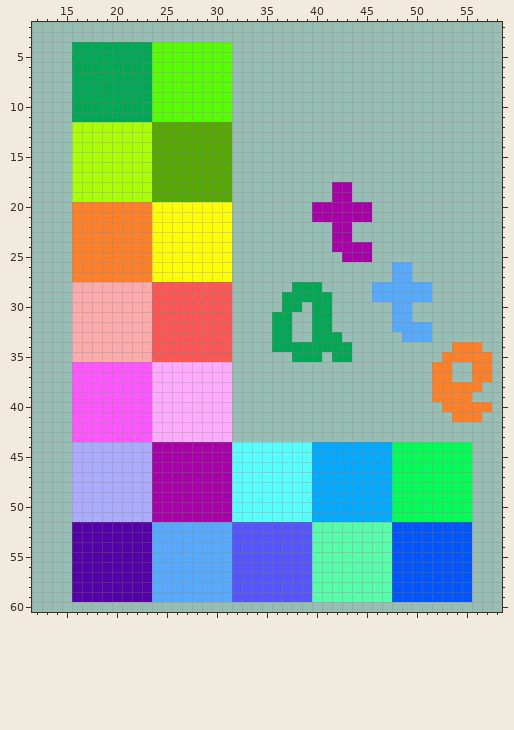
One commit to this pixel-art sprite: win_icon.gif. This is how it looked before the edit.
The file is 64x64 pixels. Shown: x 12..58, y 2..60.
Once edited:
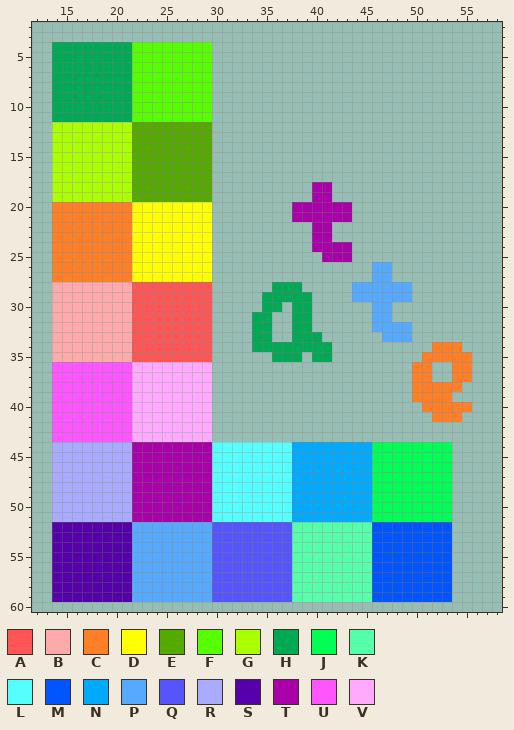
Palette (. is transparent): A #ff5555  B #ffaaaa  C #ff7f27  D #ffff00  E #55aa00  F #55ff00  G #aaff00  H #00aa55  J #00ff55  K #55ffaa  L #55ffff  M #0055ff  N #00aaff  P #55aaff  Q #5555ff  R #aaaaff  S #5500aa  T #aa00aa  U #ff55ff  V #ffaaff
Change:
Changed rows in their new state; - is an unchanged pixel.
first column x 14:
 4 HH------FF------..--------------------------
 5 HH------FF------..--------------------------
 6 HH------FF------..--------------------------
 7 HH------FF------..--------------------------
 8 HH------FF------..--------------------------
 9 HH------FF------..--------------------------
10 HH------FF------..--------------------------
11 HH------FF------..--------------------------
12 GG------EE------..--------------------------
13 GG------EE------..--------------------------
14 GG------EE------..--------------------------
15 GG------EE------..--------------------------
16 GG------EE------..--------------------------
17 GG------EE------..--------------------------
18 GG------EE------..--------TT..--------------
19 GG------EE------..--------TT..--------------
20 CC------DD------..------TT----..------------
21 CC------DD------..------TT----..------------
22 CC------DD------..--------TT..--------------
23 CC------DD------..--------TT..--------------
24 CC------DD------..--------TT--..------------
25 CC------DD------..---------TT-..------------
26 CC------DD------..--------------PP..--------
27 CC------DD------..--------------PP..--------
28 BB------AA------..----HH-..---PP----..------
29 BB------AA------..---HH---..--PP----..------
30 BB------AA------..---HH.-H..----PP..--------
31 BB------AA------..--HH..HH..----PP..--------
32 BB------AA------..--HH..HH..----PP--..------
33 BB------AA------..--HH..HH-..----PP-..------
34 BB------AA------..--HH------..--------CC-..-
35 BB------AA------..----HH-.-H..-------CC---..
36 UU------VV------..------------------CC..CC..
37 UU------VV------..------------------CC..CC..
38 UU------VV------..------------------CC---..-
39 UU------VV------..------------------CC--..--
40 UU------VV------..-------------------CC---..
41 UU------VV------..--------------------CC-..-
42 UU------VV------..--------------------------
43 UU------VV------..--------------------------
44 RR------TT------LL------NN------JJ------..--
45 RR------TT------LL------NN------JJ------..--
46 RR------TT------LL------NN------JJ------..--
47 RR------TT------LL------NN------JJ------..--
48 RR------TT------LL------NN------JJ------..--
49 RR------TT------LL------NN------JJ------..--
50 RR------TT------LL------NN------JJ------..--
51 RR------TT------LL------NN------JJ------..--
52 SS------PP------QQ------KK------MM------..--
53 SS------PP------QQ------KK------MM------..--
54 SS------PP------QQ------KK------MM------..--
55 SS------PP------QQ------KK------MM------..--
56 SS------PP------QQ------KK------MM------..--
57 SS------PP------QQ------KK------MM------..--
58 SS------PP------QQ------KK------MM------..--
59 SS------PP------QQ------KK------MM------..--
